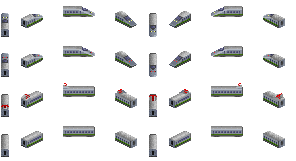
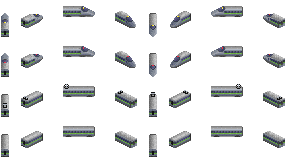
Layered file, before and after one edit (w=296, h=161). Changes by layer:
added layer "Lights 400" in group "T3" over [4,7,223,77]
hid "Lights T3 copy" over [3,12,269,72]
added layer "Pantos 400" in group "T3" over [3,84,282,108]
hid "Pantos E3-1000" over [1,83,284,109]
added layer "Sprites T3 400-Original" in group "T3" over [1,6,285,154]
added layer "Sprites T3 400-Refurb" in group "T3" over [1,6,285,154]
hid "Sprites T3 E3-1000 take 4", painted on it over [1,6,285,154]
